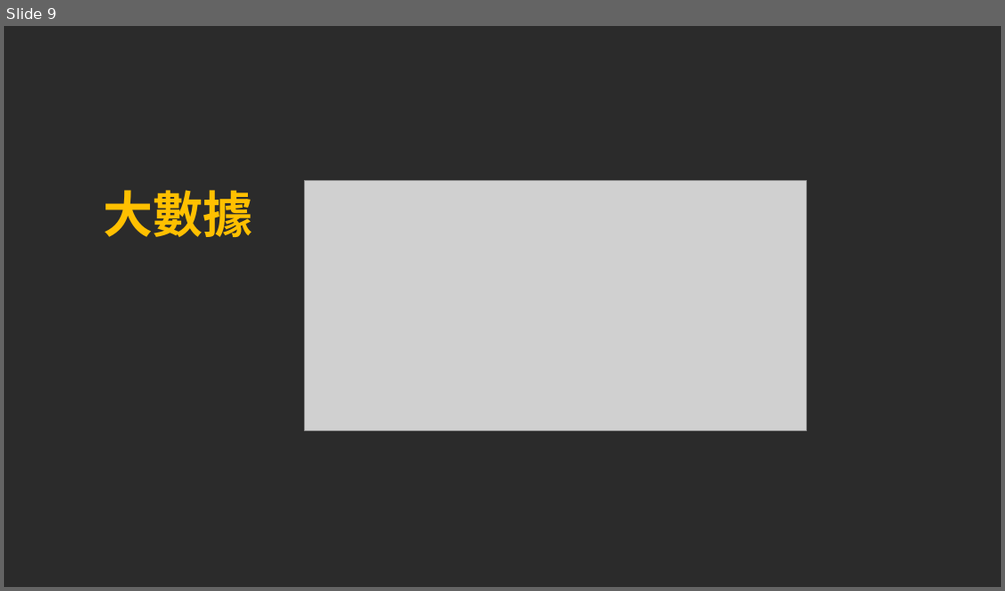
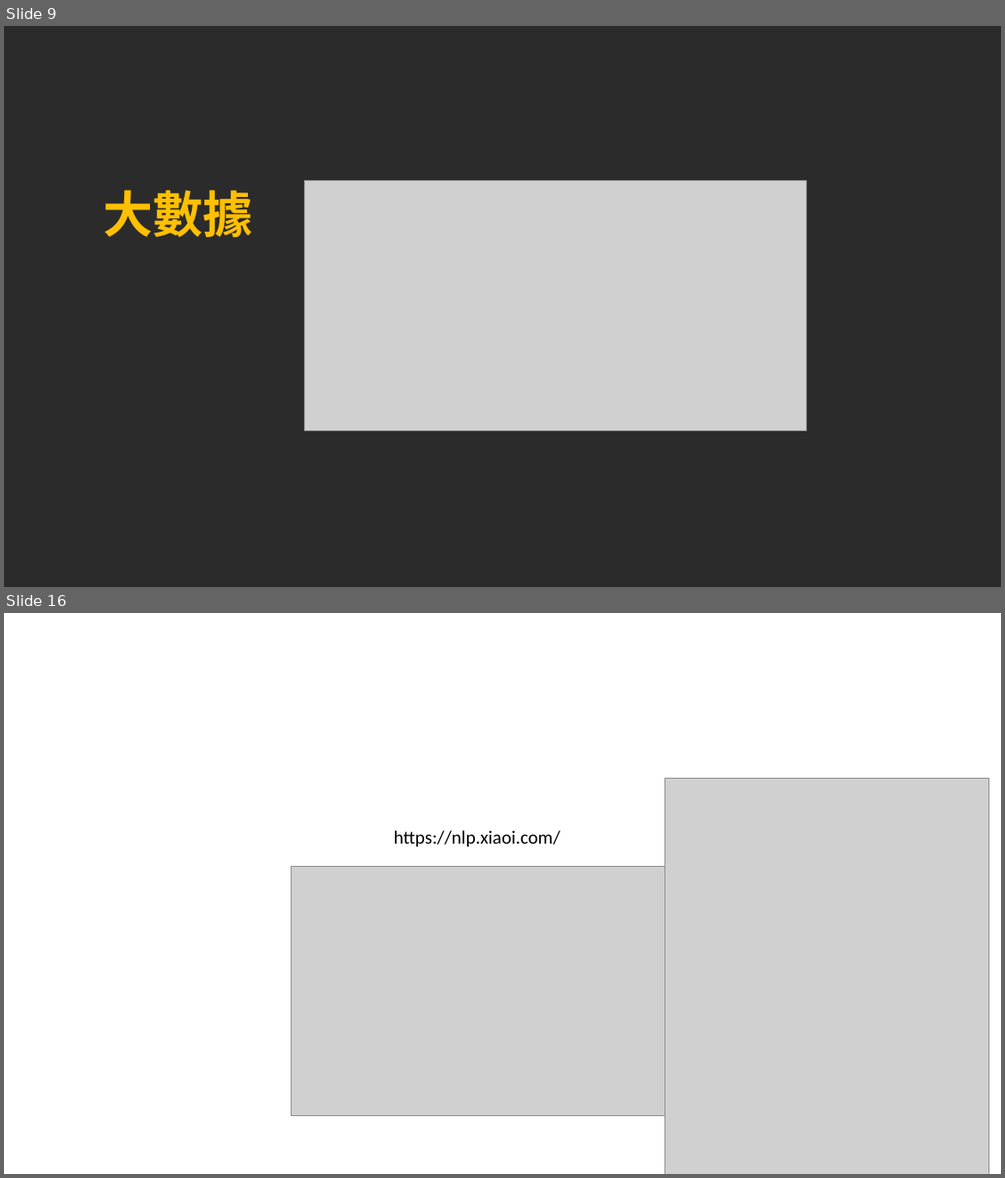
Before and after one commit to pcmsricky/chatbot, a slide deck: NLP2.pptx. Shown one above the other, each under a label of ours: slide 9 before the commit, slides 9 and 16 after it; the slides between them are not shown. The pictures are 1005x591 and 1005x1178 pixels, drawn with LibreOffice and Linux fonts; fonts in the diff are those of the drawing; grey boxes stand for pictures; background and template pictures are left out; a plain dark background stands for a picture behind light text. Boxes give left, top, right and bottom in pixels: in the first picture for what was removed or moved away, otherwise in the second. Text is boxed around its words. In the diff, an @@ line names an element or a change of style, - is before the commit and + after.

```diff
--- a/NLP2.pptx
+++ b/NLP2.pptx
@@ slide 16 added at <box>4,613,1001,1174</box>, background picture (left out) @@
@@ picture added at <box>665,778,989,1174</box> @@
@@ text added at <box>394,830,560,847</box>, 18 pt, text #000000 @@
+https://nlp.xiaoi.com/
@@ picture added at <box>291,866,665,1115</box> @@
```
Also in this commit, not shown: 6 slides changed, 5 other slides added, 2 other files.
